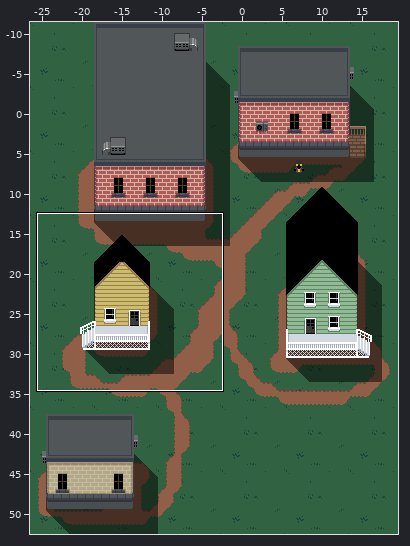
Tiled map, stored at assets/maps/start.tmx. Above, an overview of the earlier version with the close-up marked.
Close-up. Old version:
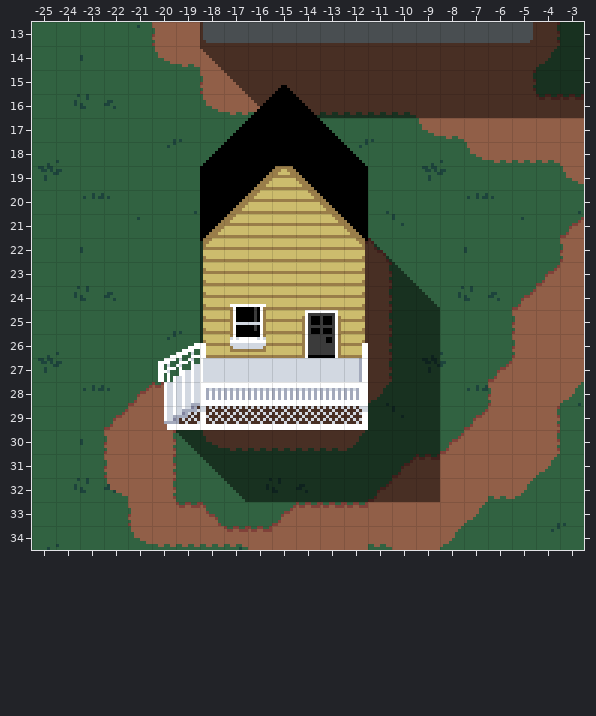
Cells are 8x8 px. Shown: x -25..-3, y 13..34. The commit also changed other parts of the map, which this record leaves out.
Once edited:
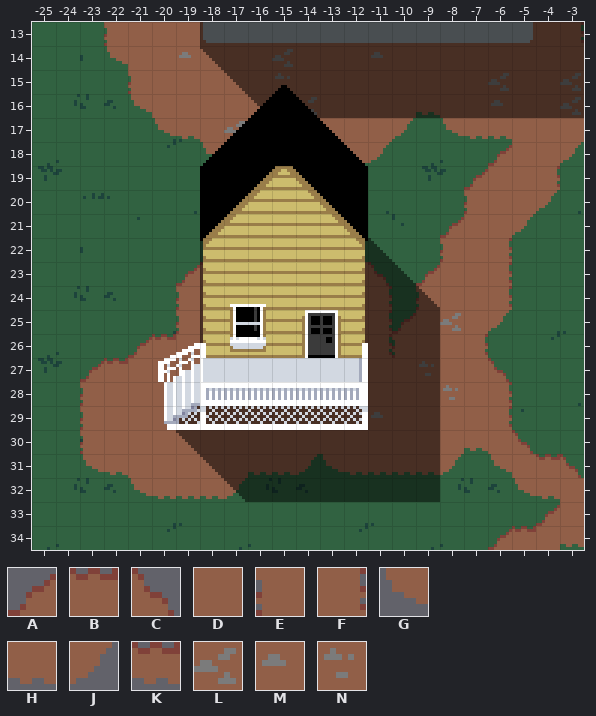
Key: from "path": A 0, B 1, C 2, D 9, E 11, F 13, G 22, H 23, J 24, K 34, L 44, M 45, N 46.
_ is an empty cell.
From old to new:
{"where": "layer \"Ground\""}
{"y":13,"x":-22,"old":"__E","new":"EDD"}
{"y":13,"x":-4,"old":"F_","new":"DF"}
{"y":14,"x":-22,"old":"__GH","new":"GDDM"}
{"y":14,"x":-15,"old":"D","new":"L"}
{"y":14,"x":-11,"old":"D","new":"M"}
{"y":14,"x":-4,"old":"J_","new":"DD"}
{"y":15,"x":-21,"old":"___E","new":"EDDD"}
{"y":15,"x":-15,"old":"D","new":"N"}
{"y":15,"x":-6,"old":"DF__","new":"LDDL"}
{"y":16,"x":-21,"old":"___GHH","new":"GDDDDD"}
{"y":16,"x":-14,"old":"HHHHHD","new":"LDDDDH"}
{"y":16,"x":-6,"old":"D","new":"M"}
{"y":16,"x":-4,"old":"BB","new":"DL"}
{"y":17,"x":-20,"old":"____","new":"GHDL"}
{"y":17,"x":-13,"old":"____GHDD","new":"DDDJ_GHH"}
{"y":18,"x":-18,"old":"_","new":"G"}
{"y":18,"x":-12,"old":"__","new":"HJ"}
{"y":18,"x":-7,"old":"GHHHD","new":"_ADDJ"}
{"y":19,"x":-7,"old":"____G","new":"ADDF_"}
{"y":20,"x":-7,"old":"____","new":"EDDJ"}
{"y":21,"x":-8,"old":"____","new":"ADDJ"}
{"y":21,"x":-3,"old":"A","new":"_"}
{"y":22,"x":-12,"old":"AC","new":"C_"}
{"y":22,"x":-8,"old":"___","new":"EDF"}
{"y":22,"x":-3,"old":"E","new":"_"}
{"y":23,"x":-19,"old":"__","new":"AC"}
{"y":23,"x":-11,"old":"F","new":"C"}
{"y":23,"x":-9,"old":"____","new":"ADDF"}
{"y":23,"x":-4,"old":"AD","new":"__"}
{"y":24,"x":-19,"old":"__","new":"ED"}
{"y":24,"x":-9,"old":"____ADD","new":"EDDF___"}
{"y":25,"x":-19,"old":"__","new":"ED"}
{"y":25,"x":-10,"old":"_____EDD","new":"ADLDJ___"}
{"y":26,"x":-21,"old":"____","new":"ABDD"}
{"y":26,"x":-10,"old":"____","new":"EDDF"}
{"y":26,"x":-5,"old":"EDD","new":"___"}
{"y":27,"x":-23,"old":"_____","new":"ABDDD"}
{"y":27,"x":-11,"old":"F____ADDD","new":"DDNDDC___"}
{"y":28,"x":-23,"old":"__AB","new":"EDDD"}
{"y":28,"x":-11,"old":"J____EDDJ","new":"DDDNDF___"}
{"y":29,"x":-23,"old":"_A","new":"ED"}
{"y":29,"x":-11,"old":"____ADDF","new":"MDDDDF__"}
{"y":30,"x":-23,"old":"_E","new":"ED"}
{"y":30,"x":-20,"old":"F_GHHHHHJ___AD","new":"DDDDDDDDDDDDDH"}
{"y":30,"x":-5,"old":"DF","new":"C_"}
{"y":31,"x":-23,"old":"_E","new":"GH"}
{"y":31,"x":-20,"old":"F_________ABDDD","new":"DDDDHHJGHHHHJ_G"}
{"y":31,"x":-4,"old":"J_","new":"BC"}
{"y":32,"x":-22,"old":"GDF___","new":"_GHHHJ"}
{"y":32,"x":-11,"old":"ADDDDHJ__","new":"______GHD"}
{"y":33,"x":-21,"old":"EDBC","new":"____"}
{"y":33,"x":-15,"old":"ABBBDDDDJ","new":"_________"}
{"y":33,"x":-4,"old":"__","new":"AD"}
{"y":34,"x":-21,"old":"GHHHKBDDDDHDDJ","new":"______________"}
{"y":34,"x":-6,"old":"____","new":"ABDH"}
